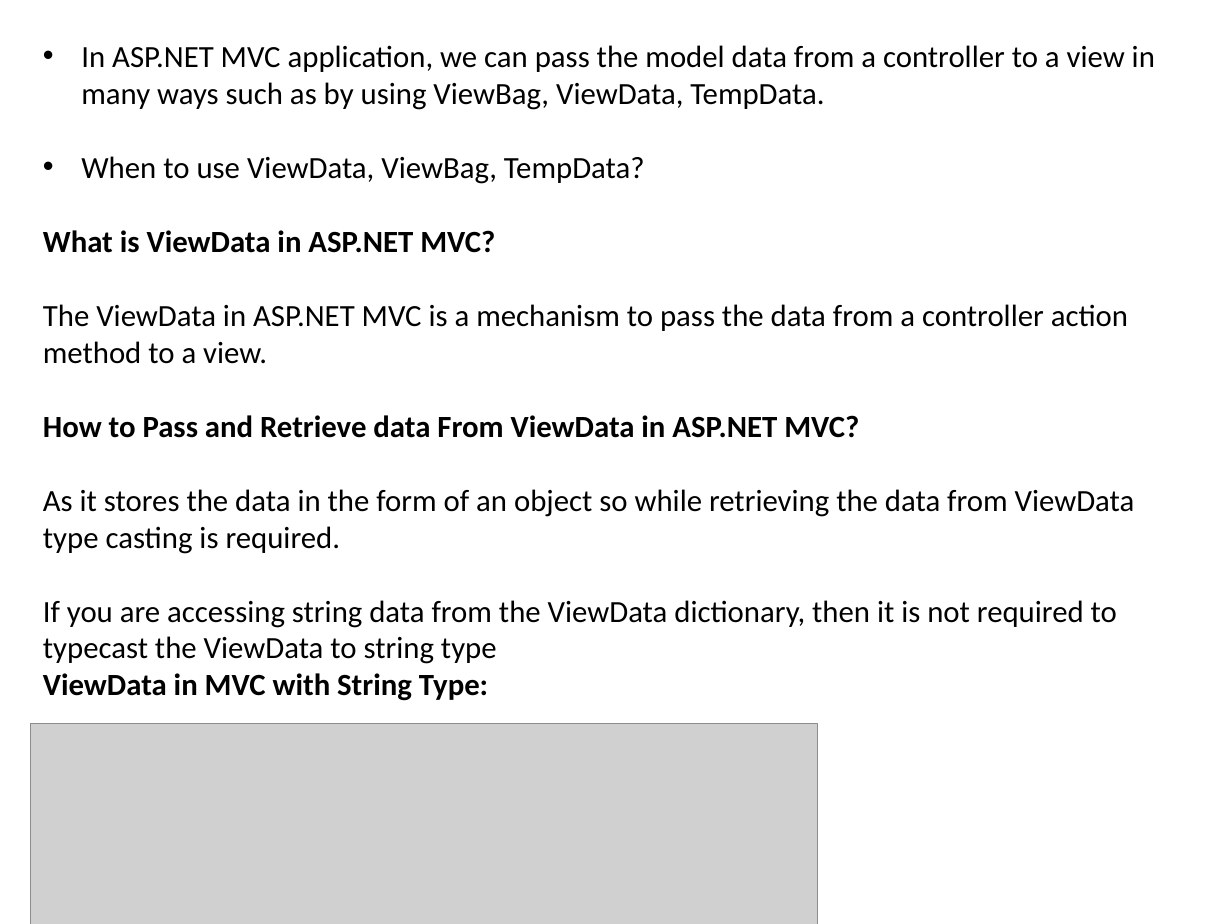
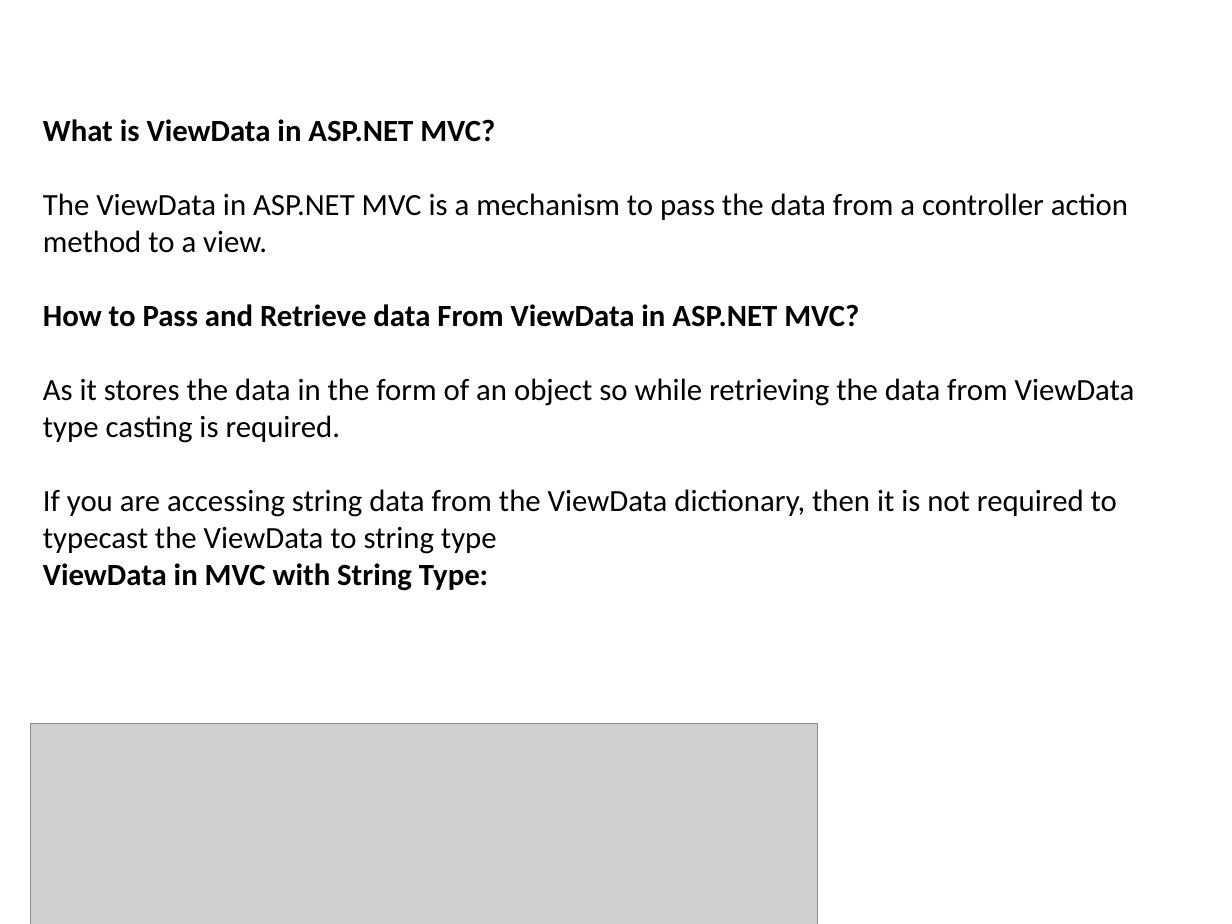
Before and after one commit to Patwaris/DotNetFullStack, a slide deck: slide 2 of MVC/MVC_PPT.pptx (slide 1 before the commit). Drawn at 1232x924 pixels with LibreOffice and Linux fonts; fonts in the diff are those of the drawing; grey boxes stand for pictures. Boxes give left, top, right and bottom in pixels: in the first picture for what was removed or moved away, otherwise in the second. Text is boxed around its words. In the diff, an @@ line names an element or a change of style, - is before the commit and + after.

```diff
--- a/MVC/MVC_PPT.pptx
+++ b/MVC/MVC_PPT.pptx
@@ text at bbox=[81, 45, 1155, 184]: paragraphs removed @@
-• In ASP.NET MVC application, we can pass the model data from a controller to a view in many ways such as by using ViewBag, ViewData, TempData.
-• When to use ViewData, ViewBag, TempData?
```
Also in this commit, not shown: 1 slide added, 7 other files.
